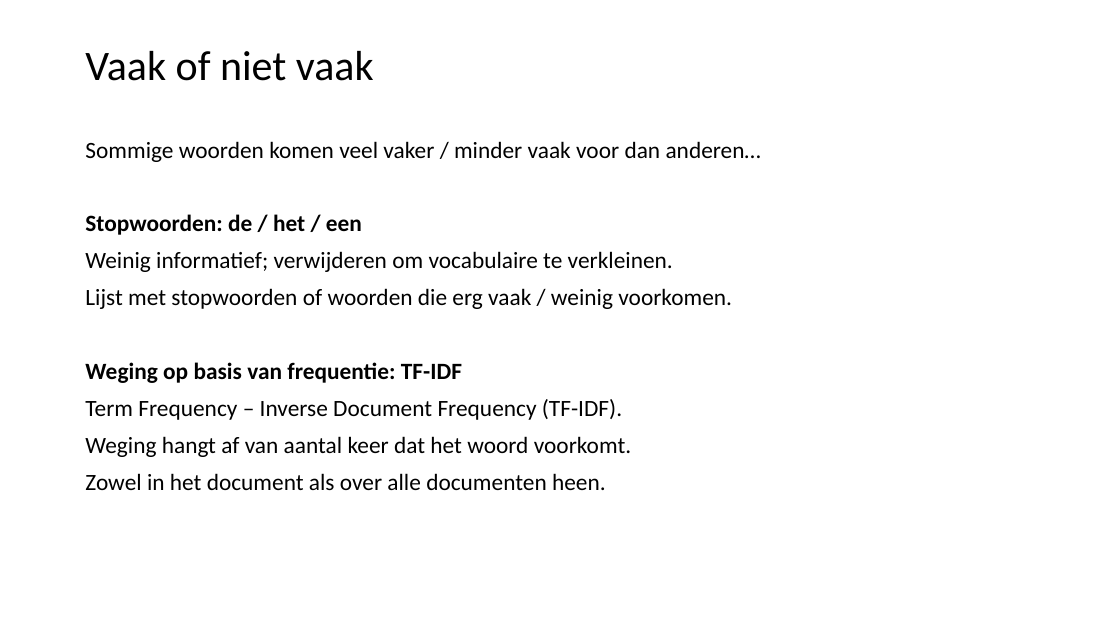
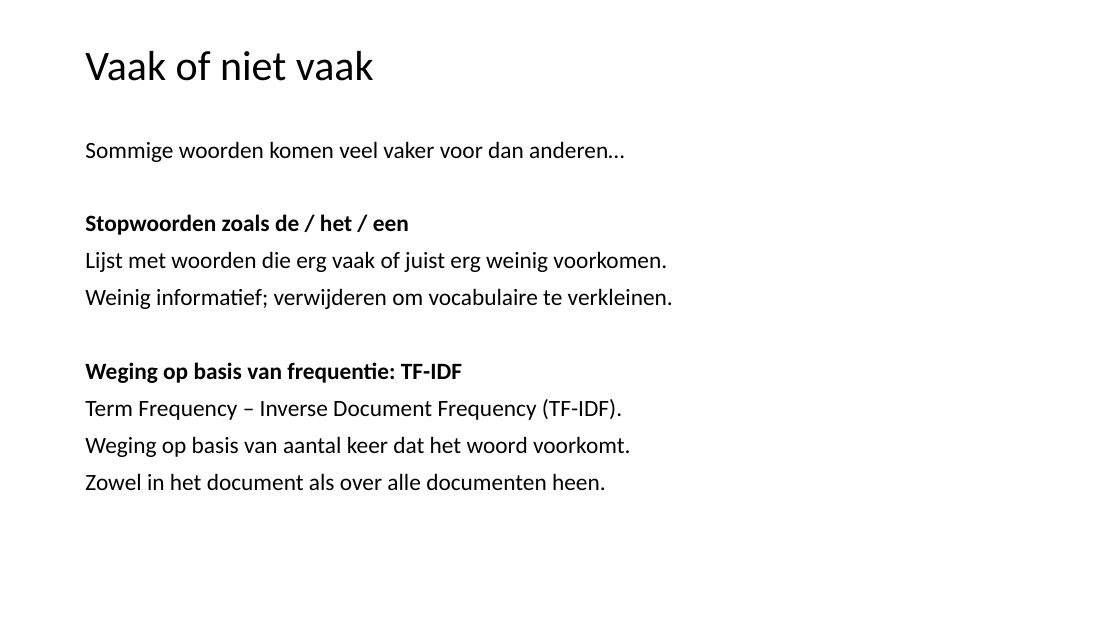
Before and after one commit to LFKoning/knowledge-sharing, a slide deck: slide 38 of python_course/5_nlp/python_cursus_5.pptx. Drawn at 1120x630 pixels with LibreOffice and Linux fonts; fonts in the diff are those of the drawing. Boxes give left, top, right and bottom in pixels: in the first picture for what was removed or moved away, otherwise in the second. Text is boxed around its words. In the diff, an @@ line names an element or a change of style, - is before the commit and + after.

```diff
--- a/python_course/5_nlp/python_cursus_5.pptx
+++ b/python_course/5_nlp/python_cursus_5.pptx
@@ text at bbox=[85, 141, 667, 272]: text changed @@
-Sommige woorden komen veel vaker / minder vaak voor dan anderen…
-Stopwoorden: de / het / een
+Sommige woorden komen veel vaker voor dan anderen…
+Stopwoorden zoals de / het / een
+Lijst met woorden die erg vaak of juist erg weinig voorkomen.
@@ text at bbox=[85, 288, 732, 309]: paragraph removed @@
-Lijst met stopwoorden of woorden die erg vaak / weinig voorkomen.
@@ text at bbox=[85, 436, 630, 457]: text changed @@
-Weging hangt af van aantal keer dat het woord voorkomt.
+Weging op basis van aantal keer dat het woord voorkomt.
```
Also in this commit, not shown: 37 other slides changed, 12 slides added, 11 slides removed, 10 other files.
